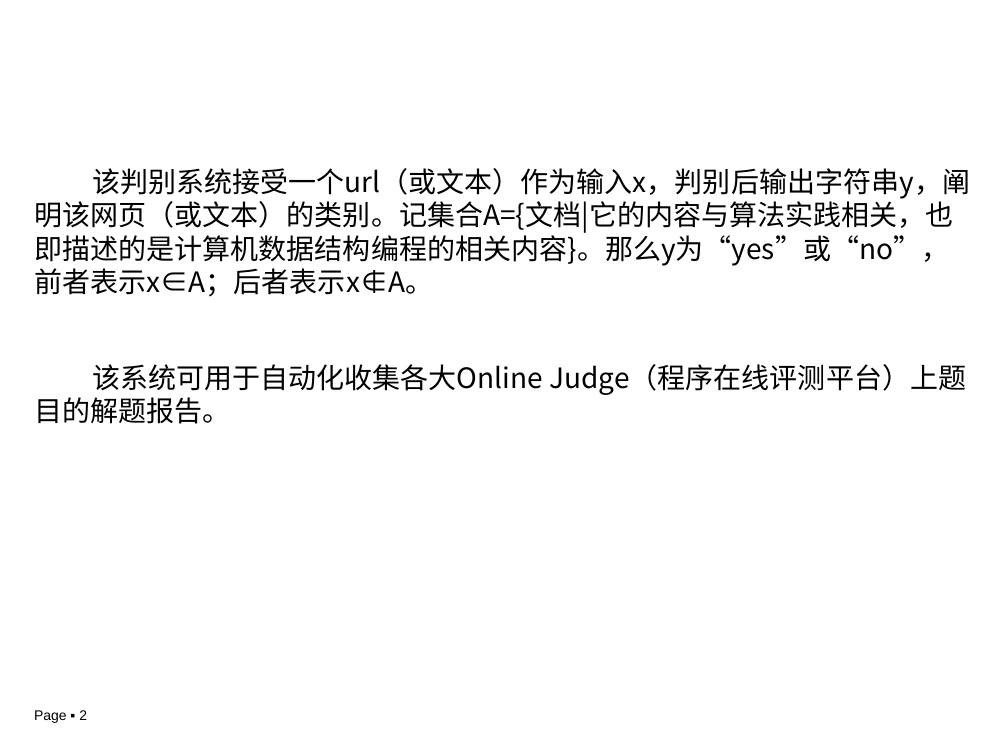
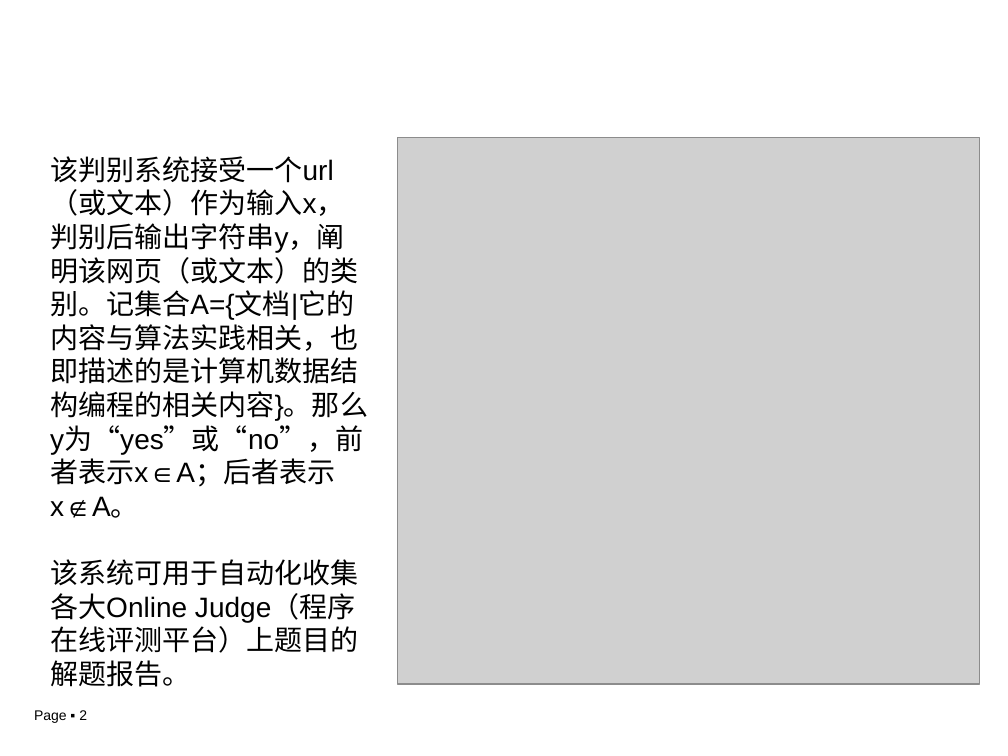
Before and after one commit to chuchu9293/GraduationProject, a slide deck: slide 2 of GraduationProjectDocs/毕设-实物验收.ppt. Drawn at 1008x756 pixels with LibreOffice and Linux fonts; fonts in the diff are those of the drawing; grey boxes stand for pictures; background and template pictures are left out. Boxes give left, top, right and bottom in pixels: in the first picture for what was removed or moved away, otherwise in the second. Text is boxed around its words. In the diff, an @@ line names an element or a change of style, - is before the commit and + after.

```diff
--- a/GraduationProjectDocs/毕设-实物验收.ppt
+++ b/GraduationProjectDocs/毕设-实物验收.ppt
@@ text "该判别系统接受一个url（或文本）作为输入x，判别后输出字符串y，阐明该网页（或文本）的类别。记集合A={文档|它的内容 ...": place and size @@
-text "该判别系统接受一个url（或文本）作为输入x，判别后输出字符串y，阐明该网页（或文本）的类别。记集合A={文档|它的内容 ..." at (34,168,970,424)
+text "该判别系统接受一个url（或文本）作为输入x，判别后输出字符串y，阐明该网页（或文本）的类别。记集合A={文档|它的内容 ..." at (50,156,368,687)
@@ text "该判别系统接受一个url（或文本）作为输入x，判别后输出字符串y，阐明该网页（或文本）的类别。记集合A={文档|它的内容 ..." at (50,156,368,687): font Noto Sans CJK SC to Arial; indent changed; less space between paragraphs @@
@@ picture added at (398,137,980,683) @@
```
Also in this commit, not shown: 1 other slide changed, 3 slides added, 4 slides removed, 2 other files.
